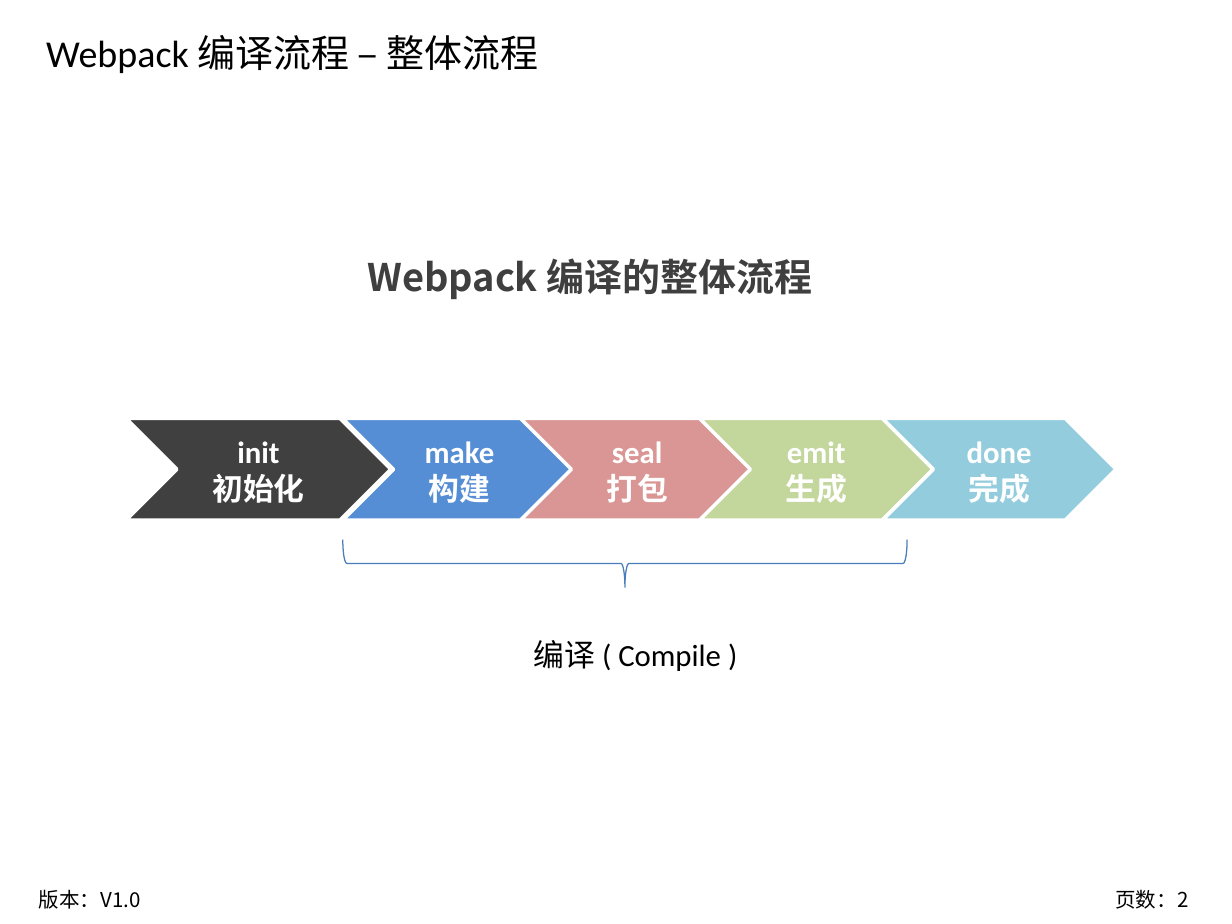
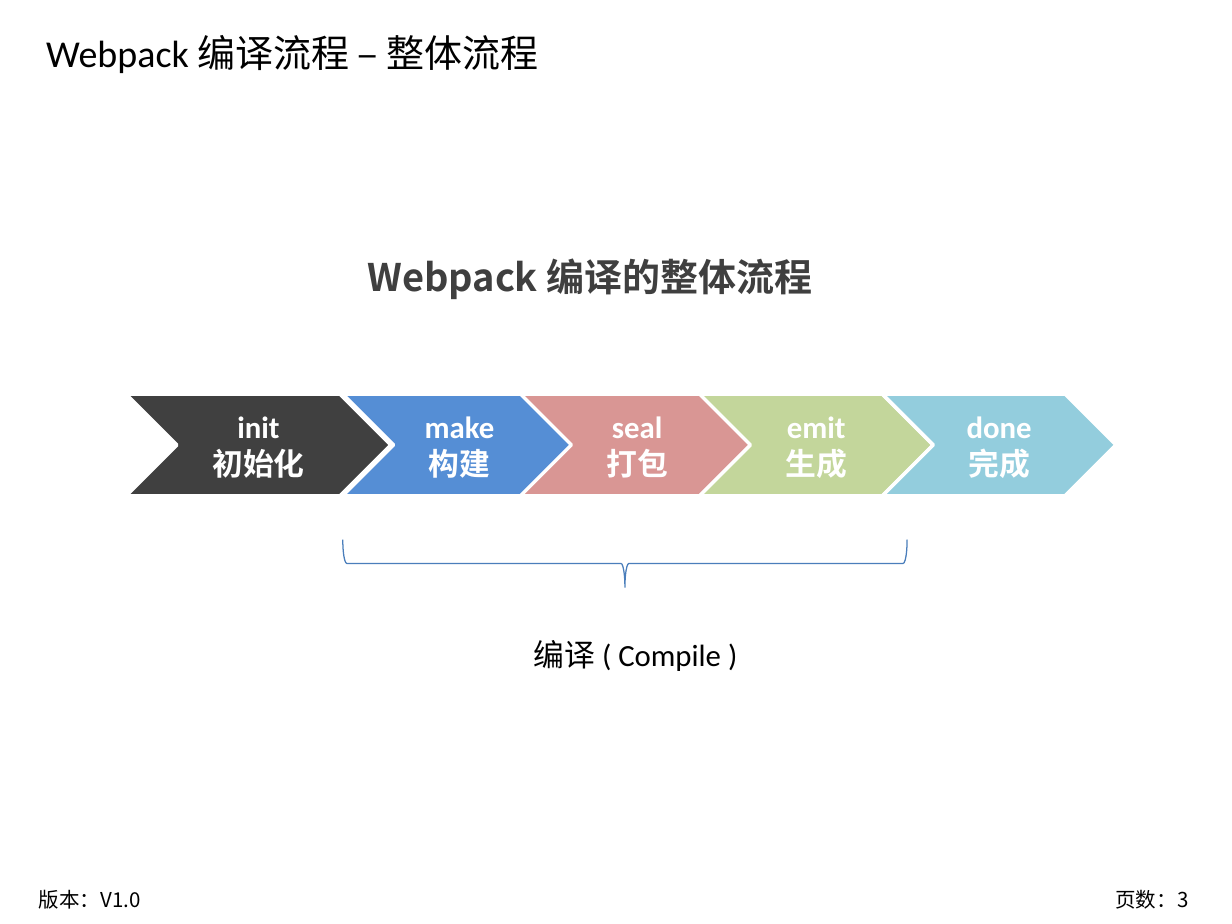
Before and after one commit to tyosssss/learning-webpack, a slide deck: slide 3 of doc/2.Webpack 编译流程概述.pptx (slide 2 before the commit). Drawn at 1232x924 pixels with LibreOffice and Linux fonts; fonts in the diff are those of the drawing; background and template pictures are left out. Boxes give left, top, right and bottom in pixels: in the first picture for what was removed or moved away, otherwise in the second. Text is boxed around its words. In the diff, an @@ line names an element or a change of style, - is before the commit and + after.

```diff
--- a/doc/2.Webpack 编译流程概述.pptx
+++ b/doc/2.Webpack 编译流程概述.pptx
@@ 5 chevrons: place and size @@
-5 chevrons at (126,419,1116,521)
+5 chevrons at (126,394,1116,496)
@@ page number at (1115,889,1188,909): text changed @@
-页数：2
+页数：3
```
Also in this commit, not shown: 9 other slides changed, 1 slide added, 1 other file.
